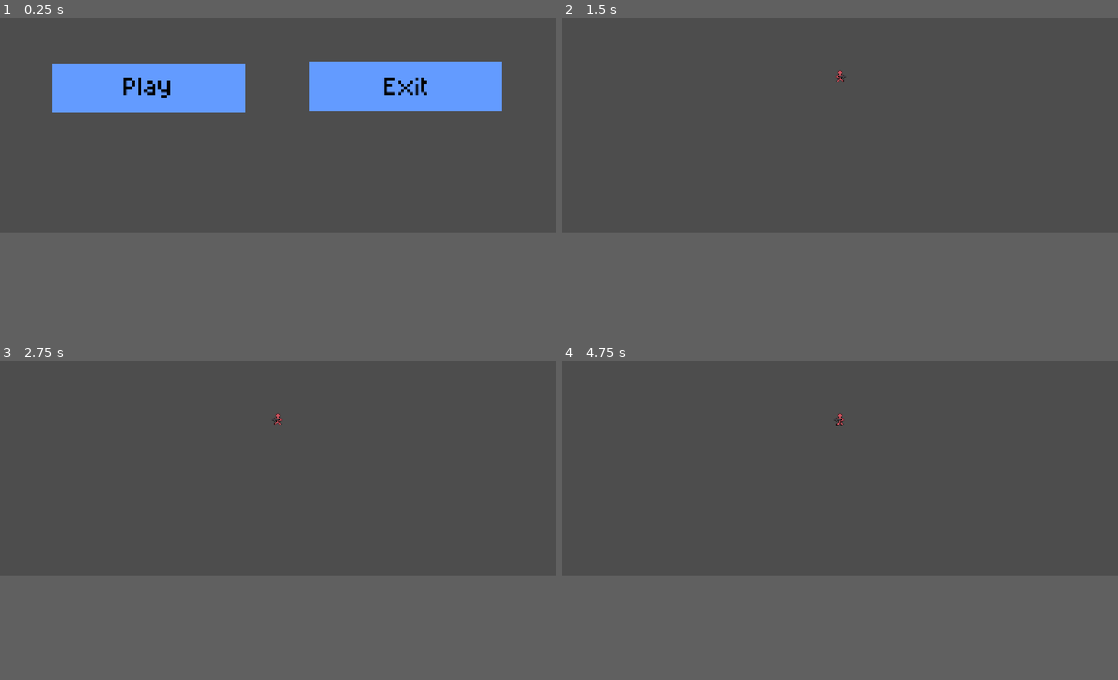
Above: before the commit, frames 1-4 (two rows, left to right).
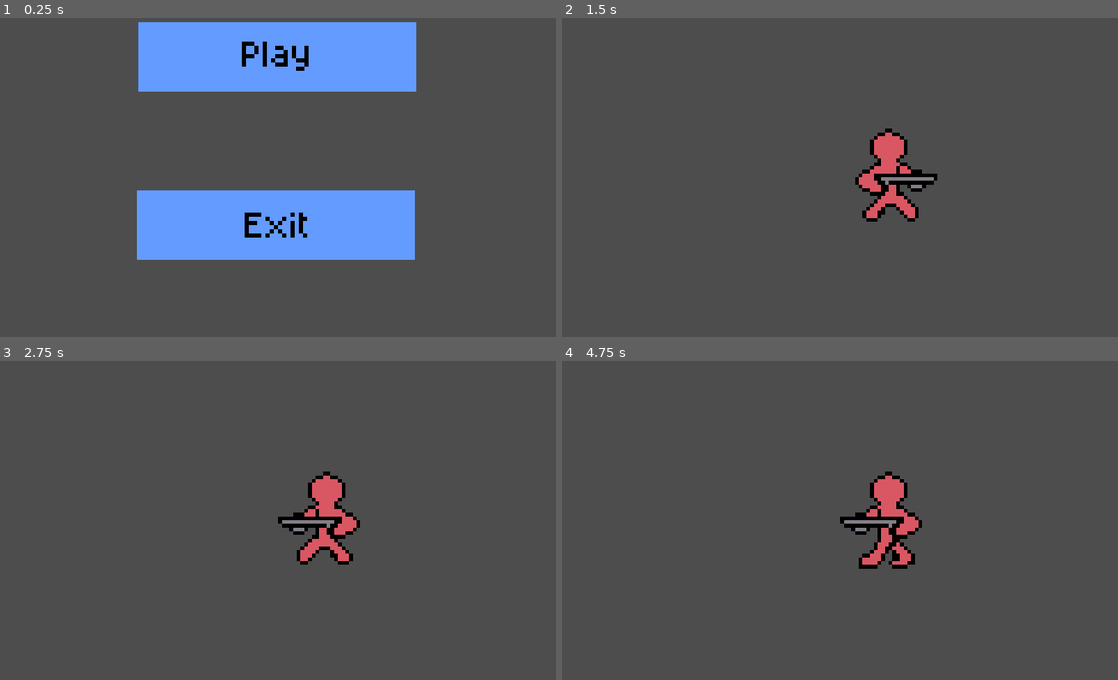
Above: after the commit, the same moments.

Repository: terminator0521/air-jumper
Game: Godot game, scene res://scenes/start_menu.tscn
Two runs of this game, one before a commit and one after it. Both use one fixed random seed, a clock stepped at 60 frames per second and the inputs below.
Inputs (mouse positions are in pixels of both pictures, inside the frame that each line leads up to; where the layout moved, square brackets give the same spot in the first picture):
- Up to frame 1 (0.25 s): no input
- Up to frame 2 (1.5 s): click (840, 21) [712, 88] at 0.5 s; tap Enter at 1.25 s; hold Right from 1.28 s (still down)
- Up to frame 3 (2.75 s): release Right at 2.03 s; hold Left from 2.03 s (still down)
- Up to frame 4 (4.75 s): release Left at 2.78 s; hold Right 2.78-4.28 s; tap Space at 4.25 s; hold Left from 4.28 s (still down)
In our replay, the window is 800x450 before the commit and 800x600 after it. These sizes can differ from the game's own. Grey fills any space a smaller window leaves; there, only what the larger window draws over its background counts as a difference.

The runs differ from the first frame. In frame 1, 26% of the frame differs, in the area x 9-91%, y 1-76%; in frame 2, 2.2%; in frame 3, 2.2%; in frame 4, 2.3%.

Commit message:
made player texture more crisp and reduce display size

Diff:
--- a/project.godot
+++ b/project.godot
@@ -17,7 +17,9 @@
 
 [display]
 
-window/stretch/mode="canvas_items"
+window/size/viewport_width=800
+window/size/viewport_height=600
+window/stretch/mode="viewport"
 window/stretch/aspect="expand"
 
 [dotnet]
@@ -26,7 +28,7 @@
 
 [editor_plugins]
 
-enabled=PackedStringArray("res://addons/godot_super-wakatime/plugin.cfg")
+enabled=PackedStringArray()
 
 [physics]
 
--- a/scenes/game.tscn
+++ b/scenes/game.tscn
@@ -64,6 +64,9 @@
 shape = SubResource("RectangleShape2D_2g0sk")
 
 [node name="AnimatedSprite2D" type="AnimatedSprite2D" parent="CharacterBody2D" unique_id=1041880759]
+texture_filter = 1
+position = Vector2(70, 70)
+scale = Vector2(5.375, 5.375)
 sprite_frames = SubResource("SpriteFrames_sfuul")
 animation = &"walking"
 frame_progress = 0.7457577
--- a/scenes/start_menu.tscn
+++ b/scenes/start_menu.tscn
@@ -17,19 +17,19 @@
 
 [node name="Play" type="TextureButton" parent="." unique_id=195546547]
 layout_mode = 0
-offset_left = 107.0
-offset_top = 299.0
-offset_right = 507.0
-offset_bottom = 399.0
+offset_left = 199.0
+offset_top = 147.0
+offset_right = 599.0
+offset_bottom = 247.0
 texture_normal = ExtResource("2_thu50")
 texture_pressed = ExtResource("2_m7x51")
 
 [node name="Exit" type="TextureButton" parent="." unique_id=1597327541]
 layout_mode = 0
-offset_left = 640.0
-offset_top = 295.0
-offset_right = 1038.0
-offset_bottom = 393.0
+offset_left = 197.0
+offset_top = 389.0
+offset_right = 595.0
+offset_bottom = 487.0
 action_mode = 0
 texture_normal = ExtResource("3_h61rw")
 texture_pressed = ExtResource("4_fcv5n")
